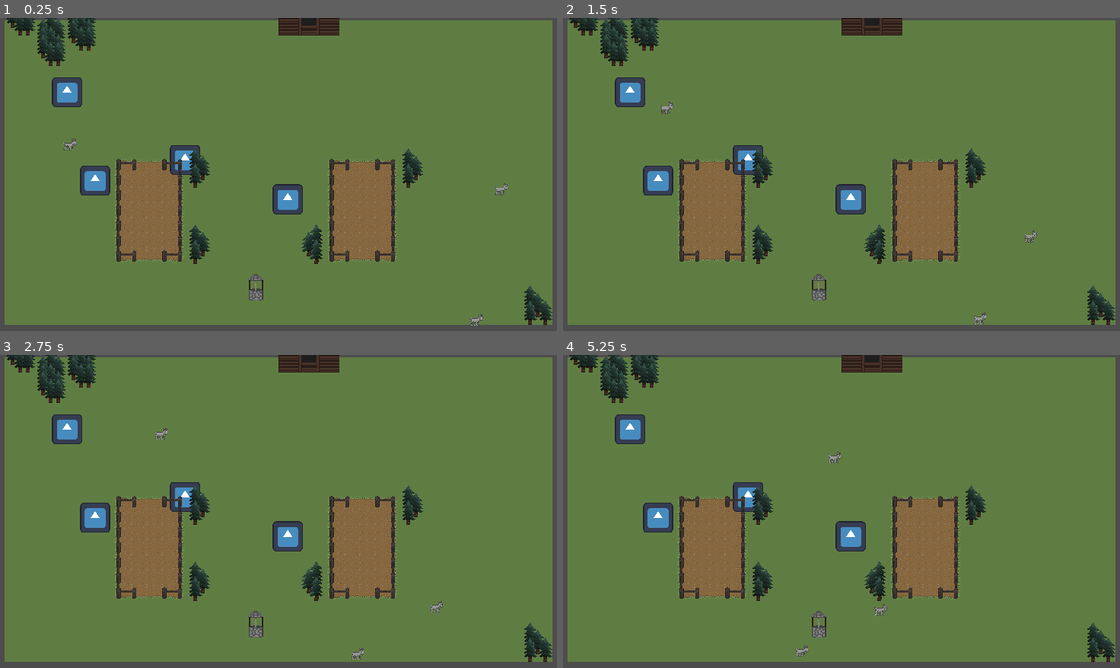
Above: before the commit, frames 1-4 (two rows, left to right).
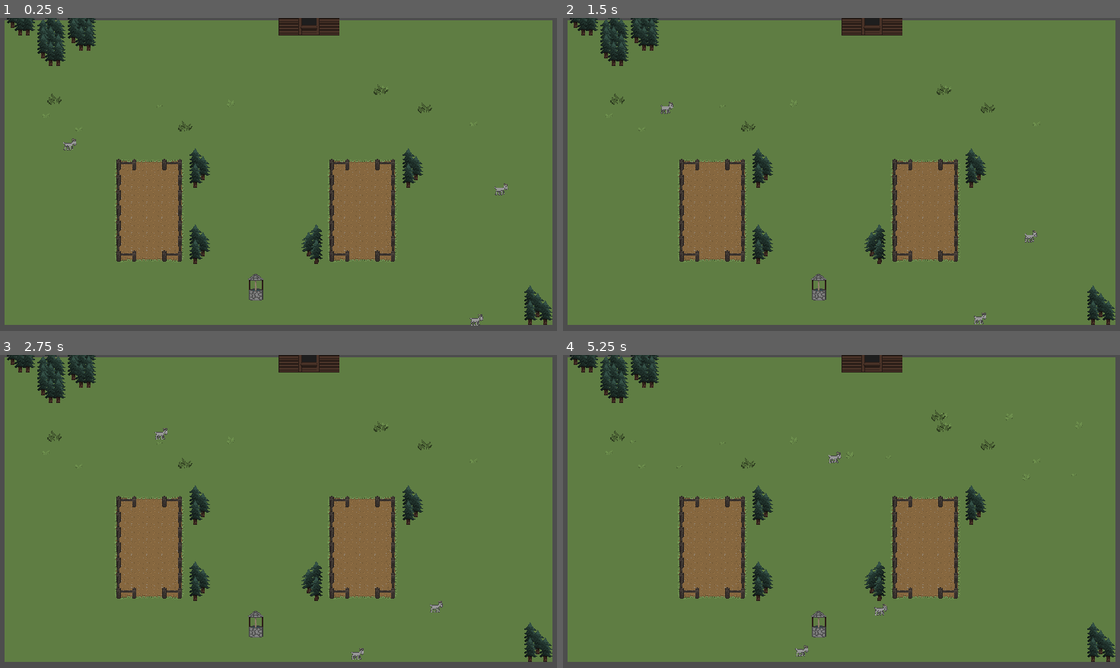
Above: after the commit, the same moments.

Repository: Random7-JF/PirateJam
Game: Godot game, scene res://scenes/world/world.tscn
Two runs of this game, one before a commit and one after it. Both use one fixed random seed, a clock stepped at 60 frames per second and the inputs below. The engine's default icon, where the game draws it, is replaced by a stand-in: a white triangle on a blue panel in a dark square.
Inputs:
- Up to frame 1 (0.25 s): no input
- Up to frame 2 (1.5 s): no input
- Up to frame 3 (2.75 s): no input
- Up to frame 4 (5.25 s): no input

The runs differ from the first frame. In frame 1, 2.0% of the frame differs, in the area x 7-86%, y 18-63%; in frame 2, 2.0%; in frame 3, 2.0%; in frame 4, 2.1%, in the area x 7-94%, y 17-63%.
Error before the commit: Cannot call method 'instantiate' on a null value. (res://scenes/weed/weed_spawner.gd:39)

Commit message:
Working spawn regions

Diff:
--- a/harvest-havoc/scenes/weed/spawn/spawn_region.gd
+++ b/harvest-havoc/scenes/weed/spawn/spawn_region.gd
@@ -3,26 +3,7 @@
 @onready var marker_tr: Marker2D = $SpawnMarkerTR
 @onready var marker_bl: Marker2D = $SpawnMarkerBL
 
-@export var placeholder: PackedScene
-
-var spawn_area: Rect2
+var spawn_area: Rect2i
 
 func _ready():
-	#spawn_area = Rect2(marker_tr.position.x, marker_tr.position.y,
-	#(marker_tl.position.x - marker_tr.position.x),
-	#(marker_bl.position.y - marker_tr.position.y))
-	spawn_area = Rect2(marker_tr.position, marker_bl.position - marker_tr.position)
-	print(spawn_area)
-	if not placeholder:
-		printerr("No placeholder")
-		return
-
-	var instanceTR = placeholder.instantiate()
-	instanceTR.global_position = spawn_area.position
-	instanceTR.get_node("Icon").visible = true
-	add_child(instanceTR)
-
-	var instanceBL= placeholder.instantiate()
-	instanceBL.global_position = spawn_area.position + spawn_area.size
-	instanceBL.get_node("Icon").visible = true
-	add_child(instanceBL)
+	spawn_area = Rect2i(marker_tr.position, marker_bl.position - marker_tr.position)
--- a/harvest-havoc/scenes/weed/weed_spawner.gd
+++ b/harvest-havoc/scenes/weed/weed_spawner.gd
@@ -11,33 +11,40 @@
 const TILE_SIZE: int = 32
 const WEED_MAX_LEVEL: int = 4
 
-var weed_spawn_range: Vector2i
+var weed_spawn_locations: Array[Rect2i]
 
 func _ready():
 	if not weed_scene:
 		printerr("Missing weed_scene")
 		return
-	weed_spawn_range = get_spawn_range()
-	spawn_weeds(weed_spawn_range)
+
+	for child in $Spawn.get_children():
+		weed_spawn_locations.append(child.spawn_area)
+
+	spawn_weeds()
 
 func _on_timer_timeout():
-		spawn_weeds(weed_spawn_range)
-		grow_weeds()
-		timer.wait_time = randf_range(0, timer_start)
-		timer.start()
+	spawn_weeds()
+	grow_weeds()
+	timer.wait_time = randf_range(0, timer_start)
+	timer.start()
+
 #########################################
+func get_spawn_location_in_region(region: Rect2i) -> Vector2i:
+	return Vector2i(
+		randi_range(region.position.x + TILE_SIZE, region.position.x + region.size.x - TILE_SIZE),
+		randi_range(region.position.y + TILE_SIZE, region.position.y + region.size.y - TILE_SIZE)
+	)
 
-func get_spawn_range() -> Vector2i:
-	var rect = tilemap.get_used_rect()
-	return Vector2i(rect.end.x * TILE_SIZE, rect.end.y * TILE_SIZE)
+func pick_spawn_coords() -> Vector2i:
+	return get_spawn_location_in_region(
+		weed_spawn_locations[randi_range(0 , weed_spawn_locations.size() - 1)]
+		)
 
-func get_spawn_location(spawn_range: Vector2i) -> Vector2i:
-	return Vector2i(randi_range(0,spawn_range.x),randi_range(0,spawn_range.y))
-
-func spawn_weeds(spawn_range: Vector2):
+func spawn_weeds() -> void:
 	for index in range(0,max_weeds_to_spawn):
 		var instance = weed_scene.instantiate()
-		instance.global_position = get_spawn_location(spawn_range)
+		instance.global_position = pick_spawn_coords()
 		weeds.add_child(instance)
 
 func grow_weeds() -> void:
--- a/harvest-havoc/scenes/world/world.tscn
+++ b/harvest-havoc/scenes/world/world.tscn
@@ -1,9 +1,10 @@
-[gd_scene load_steps=7 format=3 uid="uid://wkikqlwmq0mr"]
+[gd_scene load_steps=8 format=3 uid="uid://wkikqlwmq0mr"]
 
 [ext_resource type="TileSet" uid="uid://bvgohau7pqfup" path="res://resources/world/world-tileset.tres" id="1_qstxa"]
 [ext_resource type="PackedScene" uid="uid://bm10j5lkgvf1x" path="res://scenes/character/goat/goat.tscn" id="3_jb4ie"]
 [ext_resource type="PackedScene" uid="uid://cax6o1aunalw5" path="res://scenes/weed/weed_spawner.tscn" id="3_wkty0"]
 [ext_resource type="PackedScene" uid="uid://cvai8hp7jhbwp" path="res://scenes/weed/spawn/spawn_marker.tscn" id="4_4d4yi"]
+[ext_resource type="PackedScene" uid="uid://crbsybrogfqag" path="res://scenes/weed/weed.tscn" id="4_yf42p"]
 [ext_resource type="PackedScene" uid="uid://bag0pulq4xfsp" path="res://scenes/weed/spawn/spawn_region.tscn" id="5_u8fk5"]
 
 [sub_resource type="NavigationPolygon" id="NavigationPolygon_817fc"]
@@ -51,22 +52,25 @@
 position = Vector2(1083, 307)
 dest = Vector2(450, 450)
 
-[node name="WeedSpawner" parent="." instance=ExtResource("3_wkty0")]
+[node name="WeedSpawner" parent="." node_paths=PackedStringArray("tilemap") instance=ExtResource("3_wkty0")]
+max_weeds_to_spawn = 10
+weed_scene = ExtResource("4_yf42p")
+tilemap = NodePath("../NavigationAgent2D2/TileMap")
 
-[node name="SpawnRegion" parent="WeedSpawner" instance=ExtResource("5_u8fk5")]
-placeholder = ExtResource("4_4d4yi")
+[node name="Spawn" type="Node2D" parent="WeedSpawner"]
 
-[node name="SpawnMarkerTR" parent="WeedSpawner/SpawnRegion" instance=ExtResource("4_4d4yi")]
-position = Vector2(158, 123)
+[node name="SpawnRegion" parent="WeedSpawner/Spawn" instance=ExtResource("5_u8fk5")]
 
-[node name="SpawnMarkerBL" parent="WeedSpawner/SpawnRegion" instance=ExtResource("4_4d4yi")]
-position = Vector2(217, 309)
+[node name="SpawnMarkerTR" parent="WeedSpawner/Spawn/SpawnRegion" instance=ExtResource("4_4d4yi")]
+position = Vector2(32, 98)
 
-[node name="SpawnRegion2" parent="WeedSpawner" instance=ExtResource("5_u8fk5")]
-placeholder = ExtResource("4_4d4yi")
+[node name="SpawnMarkerBL" parent="WeedSpawner/Spawn/SpawnRegion" instance=ExtResource("4_4d4yi")]
+position = Vector2(749, 232)
 
-[node name="SpawnMarkerTR" parent="WeedSpawner/SpawnRegion2" instance=ExtResource("4_4d4yi")]
-position = Vector2(406, 265)
+[node name="SpawnRegion2" parent="WeedSpawner/Spawn" instance=ExtResource("5_u8fk5")]
 
-[node name="SpawnMarkerBL" parent="WeedSpawner/SpawnRegion2" instance=ExtResource("4_4d4yi")]
-position = Vector2(622, 348)
+[node name="SpawnMarkerTR" parent="WeedSpawner/Spawn/SpawnRegion2" instance=ExtResource("4_4d4yi")]
+position = Vector2(744, 21)
+
+[node name="SpawnMarkerBL" parent="WeedSpawner/Spawn/SpawnRegion2" instance=ExtResource("4_4d4yi")]
+position = Vector2(1161, 247)
